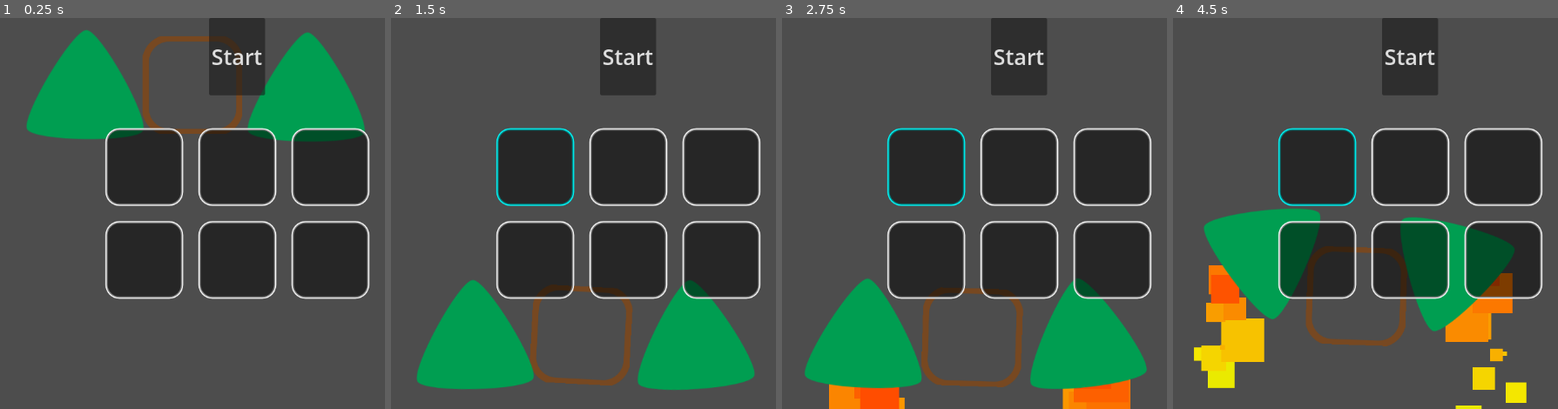
Above: before the commit, frames 1-4 (left to right).
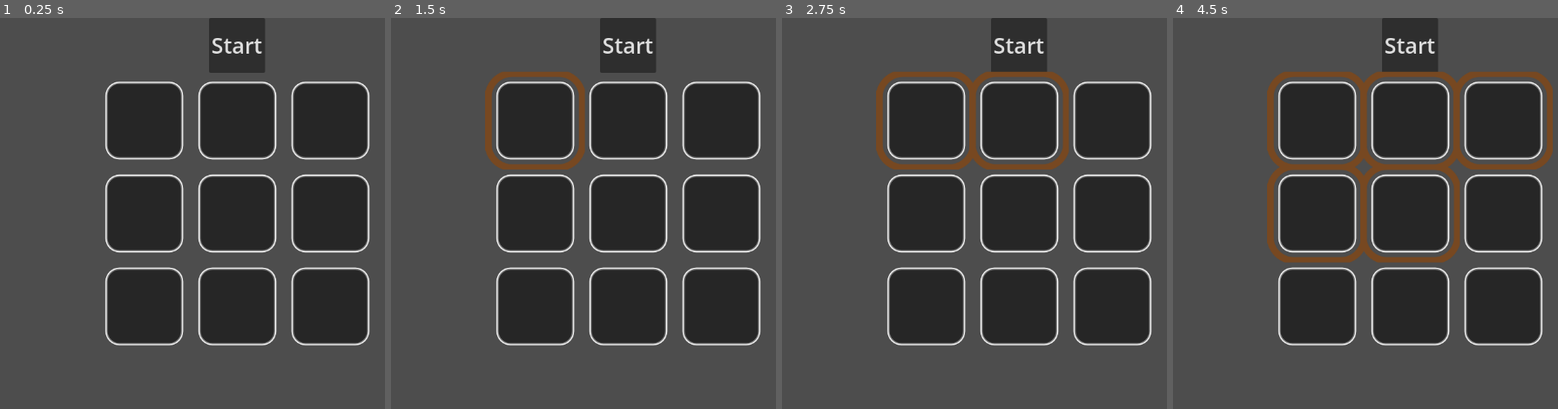
Above: after the commit, the same moments.

Repository: Ranger-NF/untitled-game
Game: Godot game, scene res://main.tscn
Two runs of this game, one before a commit and one after it. Both use one fixed random seed, a clock stepped at 60 frames per second and the inputs below.
Inputs (mouse positions are in pixels of both pictures, inside the frame that each line leads up to):
- Up to frame 1 (0.25 s): no input
- Up to frame 2 (1.5 s): click (533, 166) at 0.52 s; click (533, 119) at 1.27 s
- Up to frame 3 (2.75 s): click (1020, 119) at 2.02 s
- Up to frame 4 (4.5 s): click (1504, 119) at 2.77 s; click (1315, 213) at 3.52 s; click (1411, 213) at 4.27 s

The runs differ from the first frame. In frame 1, 34% of the frame differs, in the area x 6-96%, y 3-84%; in frame 2, 37%; in frame 3, 39%; in frame 4, 42%, in the area x 5-99%, y 5-100%.

Commit message:
🥡 Added spawning of blocks in buiilder UI'

Diff:
--- a/UI/Builder/builder_ui.gd
+++ b/UI/Builder/builder_ui.gd
@@ -1,18 +1,41 @@
 extends Control
+
+signal exited_building_ui
 
 @onready var build_grid_node: GridContainer = $CanvasLayer/VBoxContainer/CenterContainer/GridContainer
 @onready var start_button_node: Button = $CanvasLayer/VBoxContainer/ControlPanel/StartButton
 
+enum CONTRAPTIONS {
+    BLOCK,
+    BOOSTER
+}
+
+enum GRID_INFO {
+    ROW,
+    COL
+}
+
+const CONTRAPTION_SCENES: Dictionary = {
+    CONTRAPTIONS.BLOCK: preload("res://Contraptions/Blocks/block.tscn"),
+    CONTRAPTIONS.BOOSTER: preload("res://Contraptions/Boosters/booster.tscn")
+}
 const GRID_CELL_TEXTURE: Texture2D = preload("res://UI/Builder/build_cell.svg")
 
+var current_grid_info: Dictionary = {
+    GRID_INFO.ROW: 3,
+    GRID_INFO.COL: 3
+}
+
 var cell_id: int = 0 # Must be incremented (unique to each cell)
+var occupied_cell_ids: Array[int] = []
 
 func _ready() -> void:
     start_button_node.pressed.connect(_on_building_finished)
-    init_grid(2, 3)
+    init_grid(current_grid_info.get(GRID_INFO.ROW), current_grid_info.get(GRID_INFO.COL))
 
 func _on_building_finished()-> void:
-    pass
+    $CanvasLayer.hide()
+    self.emit_signal("exited_building_ui")
 
 func init_grid(num_of_rows: int, num_of_cols: int) -> void:
     build_grid_node.columns = num_of_cols
@@ -37,5 +60,24 @@
         build_grid_node.add_child(new_cell_node)
         new_cell_node.pressed.connect(_on_build_cell_pressed.bind(new_cell_node, current_cell_id))
 
-func _on_build_cell_pressed(pressed_cell_node: CanvasItem, _pressed_cell_id: int) -> void:
-    pressed_cell_node.modulate.r = 0
+func spawn_block(global_spawn_pos: Vector2):
+    var new_block_instance: RigidBody2D = CONTRAPTION_SCENES.get(CONTRAPTIONS.BLOCK).instantiate()
+    new_block_instance.freeze = true
+    new_block_instance.global_position = global_spawn_pos
+
+    self.exited_building_ui.connect(func(): new_block_instance.freeze = false)
+
+    self.get_parent().add_child(new_block_instance)
+
+func join_contraption():
+    # For each occupied cell, find the nearest neighbour horizontally and vertically
+    var current_row_num: int = 1
+
+
+    # On each axis, add a pin joint between neightbours
+
+func _on_build_cell_pressed(pressed_cell_node: BaseButton, pressed_cell_id: int) -> void:
+    pressed_cell_node.disabled = true
+    spawn_block(pressed_cell_node.global_position + (pressed_cell_node.size / 2))
+
+    occupied_cell_ids.append(pressed_cell_id)
--- a/UI/Builder/builder_ui.tscn
+++ b/UI/Builder/builder_ui.tscn
@@ -12,6 +12,7 @@
 script = ExtResource("1_drgyr")
 
 [node name="CanvasLayer" type="CanvasLayer" parent="."]
+layer = -1
 
 [node name="VBoxContainer" type="VBoxContainer" parent="CanvasLayer"]
 anchors_preset = 15
--- a/main.tscn
+++ b/main.tscn
@@ -1,34 +1,10 @@
-[gd_scene load_steps=5 format=3 uid="uid://cbgpyi1soxeuc"]
+[gd_scene load_steps=3 format=3 uid="uid://cbgpyi1soxeuc"]
 
-[ext_resource type="PackedScene" uid="uid://cy2ktqpwuiny3" path="res://Contraptions/Blocks/block.tscn" id="1_5y1am"]
 [ext_resource type="PackedScene" uid="uid://b0qxnrt0133g1" path="res://Environment/Ground/ground.tscn" id="2_m5mx5"]
-[ext_resource type="PackedScene" uid="uid://bfcyhd2ipn5fy" path="res://Contraptions/Boosters/booster.tscn" id="3_2bi31"]
 [ext_resource type="PackedScene" uid="uid://b2ivf88dt41g2" path="res://UI/Builder/builder_ui.tscn" id="4_hpjxr"]
 
 [node name="Main" type="Node2D"]
 
-[node name="Block" parent="." instance=ExtResource("1_5y1am")]
-position = Vector2(502, 83)
-mass = 0.1
-
-[node name="PinJoint2D" type="PinJoint2D" parent="."]
-position = Vector2(427, 85)
-node_a = NodePath("../Block")
-node_b = NodePath("../Booster")
-disable_collision = false
-
-[node name="Booster" parent="." instance=ExtResource("3_2bi31")]
-position = Vector2(324, 82)
-
-[node name="PinJoint2D2" type="PinJoint2D" parent="."]
-position = Vector2(586, 107)
-node_a = NodePath("../Block")
-node_b = NodePath("../Booster2")
-disable_collision = false
-
-[node name="Booster2" parent="." instance=ExtResource("3_2bi31")]
-position = Vector2(690, 86)
+[node name="BuilderUI" parent="." instance=ExtResource("4_hpjxr")]
 
 [node name="Ground" parent="." instance=ExtResource("2_m5mx5")]
-
-[node name="BuilderUI" parent="." instance=ExtResource("4_hpjxr")]
